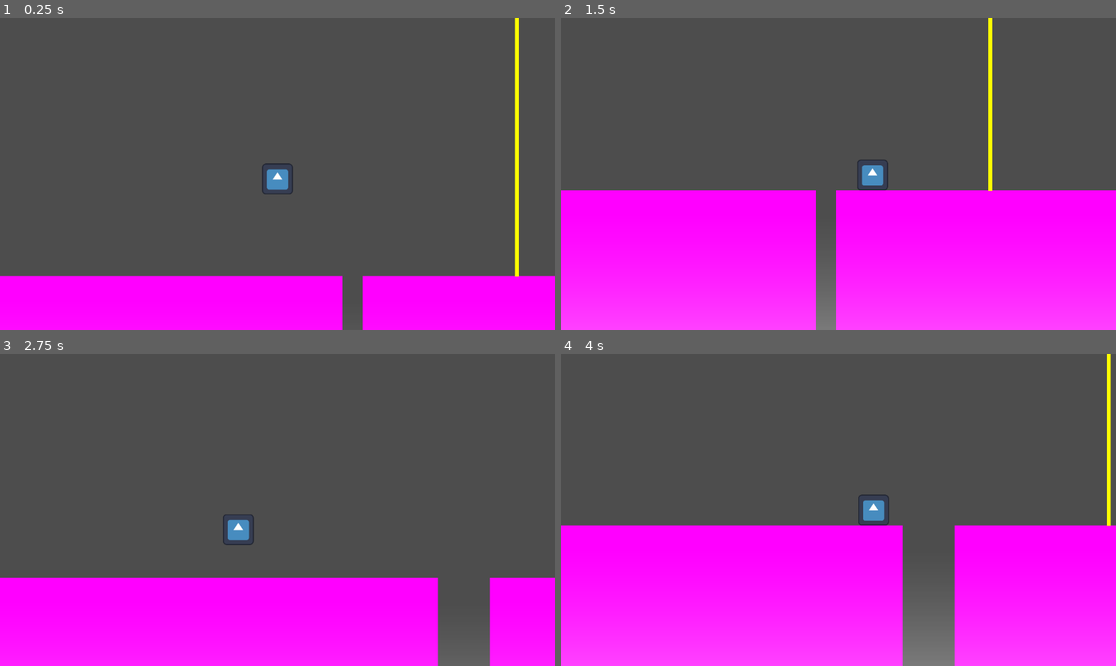
Above: before the commit, frames 1-4 (two rows, left to right).
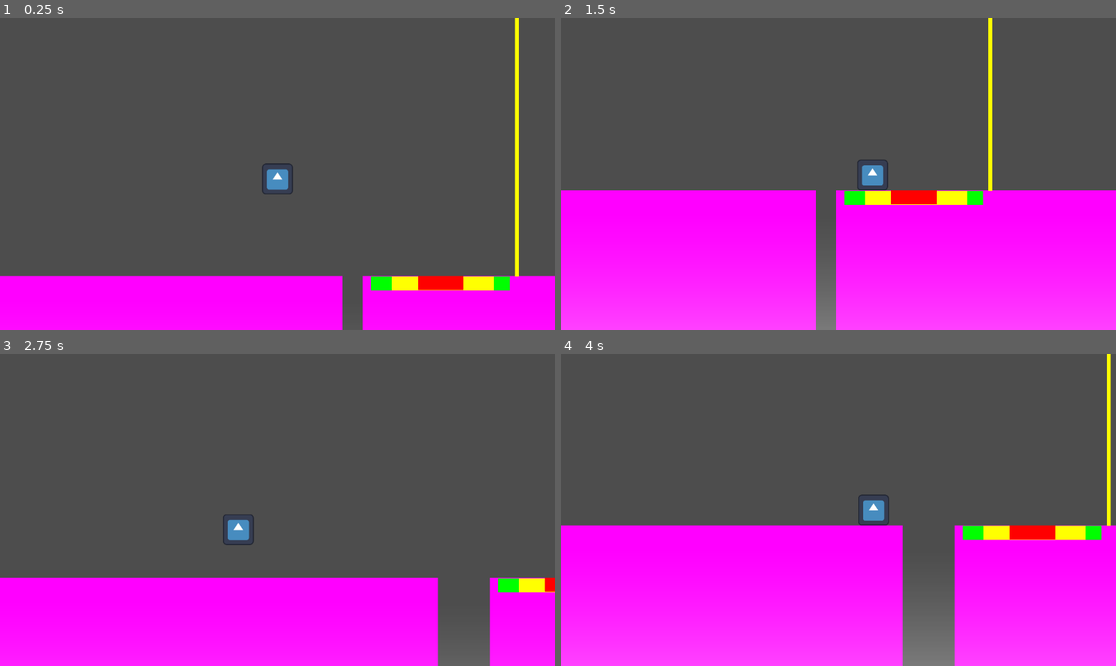
Above: after the commit, the same moments.

Repository: ARLJohnston/DSGJam2025
Game: Godot game, scene res://Main.tscn
The game is run twice, just before and just after one commit, with the same random seed, the same clock (stepped at 60 frames per second) and the same inputs. The engine's default icon, where the game draws it, is replaced by a stand-in: a white triangle on a blue panel in a dark square.
Inputs:
- Up to frame 1 (0.25 s): no input
- Up to frame 2 (1.5 s): tap Enter (ui_accept) at 0.5, 0.77 s; hold Right (ui_right) from 0.53 s (still down)
- Up to frame 3 (2.75 s): tap Enter (ui_accept) at 1.52 s; release Right (ui_right) at 2.03 s; hold Left (ui_left) from 2.03 s (still down)
- Up to frame 4 (4 s): release Left (ui_left) at 2.78 s; hold Right (ui_right) from 2.78 s (still down); tap Enter (ui_accept) at 3.02, 3.77 s

The runs differ from the first frame. In frame 1, 1.1% of the frame differs, in the area x 66-92%, y 82-88%; in frame 2, 1.2%; in frame 3, 0.5%; in frame 4, 1.2%, in the area x 72-98%, y 54-60%.

Commit message:
create initial ugly landing zone

Diff:
--- a/Main.tscn
+++ b/Main.tscn
@@ -1,9 +1,10 @@
-[gd_scene load_steps=14 format=3 uid="uid://d0gc6623t2x7m"]
+[gd_scene load_steps=19 format=3 uid="uid://d0gc6623t2x7m"]
 
 [ext_resource type="Script" path="res://main.gd" id="1_fcgpp"]
 [ext_resource type="PackedScene" uid="uid://c4qgv5qa7nm5j" path="res://Player.tscn" id="1_uw5wn"]
 [ext_resource type="Script" path="res://u_dead_mate.gd" id="2_kugpk"]
 [ext_resource type="Script" path="res://finish_line.gd" id="4_0m5go"]
+[ext_resource type="Script" path="res://landing_zone.gd" id="5_gt764"]
 
 [sub_resource type="WorldBoundaryShape2D" id="WorldBoundaryShape2D_1te06"]
 
@@ -34,6 +35,17 @@
 [sub_resource type="GradientTexture2D" id="GradientTexture2D_73a55"]
 gradient = SubResource("Gradient_843x5")
 fill_to = Vector2(0.256881, 0)
+
+[sub_resource type="CanvasItemMaterial" id="CanvasItemMaterial_nc1c3"]
+
+[sub_resource type="RectangleShape2D" id="RectangleShape2D_2xcen"]
+size = Vector2(189, 67)
+
+[sub_resource type="RectangleShape2D" id="RectangleShape2D_whbr4"]
+size = Vector2(419, 75)
+
+[sub_resource type="RectangleShape2D" id="RectangleShape2D_5om6v"]
+size = Vector2(577, 302)
 
 [node name="Main" type="Node2D"]
 script = ExtResource("1_fcgpp")
@@ -100,5 +112,54 @@
 scale = Vector2(100, 10000)
 texture = SubResource("GradientTexture2D_73a55")
 
+[node name="LandingZone" type="Node2D" parent="."]
+script = ExtResource("5_gt764")
+
+[node name="Bullseye" type="Area2D" parent="LandingZone"]
+
+[node name="CollisionShape2D" type="CollisionShape2D" parent="LandingZone/Bullseye"]
+material = SubResource("CanvasItemMaterial_nc1c3")
+position = Vector2(678.5, 414)
+shape = SubResource("RectangleShape2D_2xcen")
+
+[node name="ColorRect" type="ColorRect" parent="LandingZone/Bullseye/CollisionShape2D"]
+z_index = 3
+offset_left = -95.0
+offset_top = 22.0
+offset_right = 94.0
+offset_bottom = 80.0
+color = Color(1, 0, 0, 1)
+
+[node name="Double" type="Area2D" parent="LandingZone"]
+
+[node name="CollisionShape2D" type="CollisionShape2D" parent="LandingZone/Double"]
+position = Vector2(689, 452)
+shape = SubResource("RectangleShape2D_whbr4")
+
+[node name="ColorRect" type="ColorRect" parent="LandingZone/Double/CollisionShape2D"]
+z_index = 2
+offset_left = -214.0
+offset_top = -15.0
+offset_right = 210.0
+offset_bottom = 43.0
+color = Color(1, 1, 0.00392157, 1)
+
+[node name="Single" type="Area2D" parent="LandingZone"]
+
+[node name="CollisionShape2D" type="CollisionShape2D" parent="LandingZone/Single"]
+position = Vector2(680, 580)
+shape = SubResource("RectangleShape2D_5om6v")
+
+[node name="ColorRect" type="ColorRect" parent="LandingZone/Single/CollisionShape2D"]
+z_index = 1
+offset_left = -291.0
+offset_top = -143.0
+offset_right = 285.0
+offset_bottom = -85.0
+color = Color(0, 1, 0, 1)
+
 [connection signal="body_entered" from="UDeadMate/Area2D" to="UDeadMate" method="_on_area_2d_body_entered"]
 [connection signal="body_entered" from="GapGround/FinishLine/Area2D" to="GapGround/FinishLine" method="_on_area_2d_body_entered"]
+[connection signal="body_entered" from="LandingZone/Bullseye" to="LandingZone" method="_on_area_2d_body_entered"]
+[connection signal="body_entered" from="LandingZone/Double" to="LandingZone" method="_on_double_body_entered"]
+[connection signal="body_entered" from="LandingZone/Single" to="LandingZone" method="_on_single_body_entered"]
--- /dev/null
+++ b/area_2d.gd
@@ -0,0 +1,46 @@
+extends Area2D
+
+signal player_landed(points)
+
+@onready var triple_zone = $Bullseye
+@onready var double_zone = $Double
+@onready var single_zone = $Single
+
+func _ready() -> void:
+	connect("body_entered", Callable(self, "_on_body_entered"))
+	#_draw_landing_zone()
+
+func _on_body_entered(body):
+	if body.is_in_group("player"):
+		var points = 0
+		if triple_zone.get_node("CollisionShape2D").overlaps_body(body):
+			points = 300
+			print("Landed in Triple Zone! +300 points")
+		elif double_zone.get_node("CollisionShape2D").overlaps_body(body):
+			points = 200
+			print("Landed in Double Zone! +200 points")
+		elif single_zone.get_node("CollisionShape2D").overlaps_body(body):
+			points = 100
+			print("Landed in Single Zone! +100 points")
+
+		emit_signal("player_landed", points)
+
+#func _draw_landing_zone():
+	#var triple_color = Color(1, 0, 0, 0.5) # Red
+	#var double_color = Color(1, 1, 0, 0.5) # Yellow
+	#var single_color = Color(0, 1, 0, 0.5) # Green
+#
+	#var triple_shape = triple_zone.get_node("CollisionShape2D").shape
+	#var double_shape = double_zone.get_node("CollisionShape2D").shape
+	#var single_shape = single_zone.get_node("CollisionShape2D").shape
+#
+	#if triple_shape is RectangleShape2D and double_shape is RectangleShape2D and single_shape is RectangleShape2D:
+		#var triple_rect = Rect2(-triple_shape.extents, triple_shape.extents * 2)
+		#var double_rect = Rect2(-double_shape.extents, double_shape.extents * 2)
+		#var single_rect = Rect2(-single_shape.extents, single_shape.extents * 2)
+#
+		#var canvas = $LandingZoneVisual
+		#canvas.clear()
+		#canvas.draw_rect(single_rect, single_color, true)
+		#canvas.draw_rect(double_rect, double_color, true)
+		#canvas.draw_rect(triple_rect, triple_color, true)
--- /dev/null
+++ b/landing_zone.gd
@@ -0,0 +1,31 @@
+extends Node2D
+
+signal land
+
+@onready var landing_zone = $LandingZone
+@onready var triple_zone = $LandingZone/TripleZone
+@onready var double_zone = $LandingZone/DoubleZone
+@onready var single_zone = $LandingZone/SingleZone
+
+var has_scored = false
+
+func _ready() -> void:
+	pass
+
+func _on_area_2d_body_entered(body: Node2D) -> void:
+	if not has_scored:
+		print("Landed in Triple Zone! +300 points")
+		has_scored = true
+		land.emit()
+
+func _on_single_body_entered(body: Node2D) -> void:
+	if not has_scored:
+		print("Landed in Single Zone! +100 points")
+		has_scored = true
+		land.emit()
+
+func _on_double_body_entered(body: Node2D) -> void:
+	if not has_scored:
+		print("Landed in Double Zone! +200 points")
+		has_scored = true
+		land.emit()
--- a/main.gd
+++ b/main.gd
@@ -2,13 +2,15 @@
 
 var player_spawn: Vector2;
 var ground_x_init: float;
-
+var landing_zone_x_init : float;
 var level = 1;
 
 # Called when the node enters the scene tree for the first time.
 func _ready() -> void:
 	player_spawn = $Player/CharacterBody2D.position;
 	ground_x_init = $GapGround.position.x;
+	landing_zone_x_init = $LandingZone.position.x;
+
 
 	$UDeadMate.connect("die", _on_die)
 	$GapGround/FinishLine.connect("win", _on_win)
@@ -23,6 +25,8 @@
 
 	level = level + 1;
 	$GapGround.position.x = ground_x_init + 100 + (level ** 5)
+	$LandingZone.has_scored = false
+	$LandingZone.position.x = landing_zone_x_init + 100 + (level ** 5)
 	_reset_player_pos()
 
 func _on_die() -> void:
